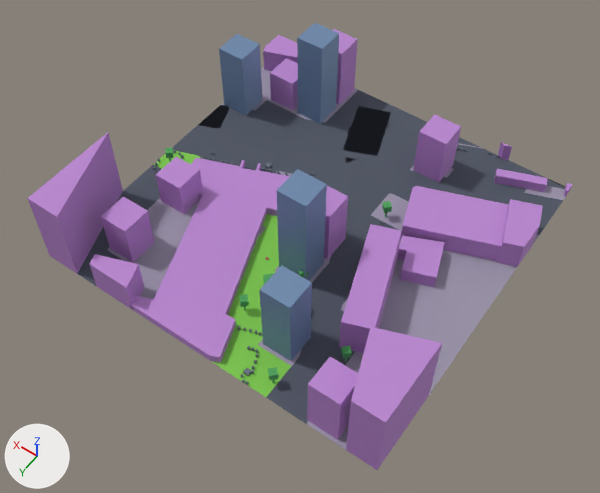
The glTF model public/maps/melbourne/chunks/5_-17.glb as it was, and as the next commit left it.
Before and after are seen from a camera (50 mm lens) standing at (559.5, 2128.6, 206.0) and looking at (650.1, 2001.8, 6.7). Lighting does not change. The marker at lower left points along +X, +Y and +Z. The picture after the commit comes second. Where no turn or scale is listed for an object, it has been applied to the vertices. Vertices at exactly the same position are counted once.

Objects in the first picture: 'compiled-chunk'.
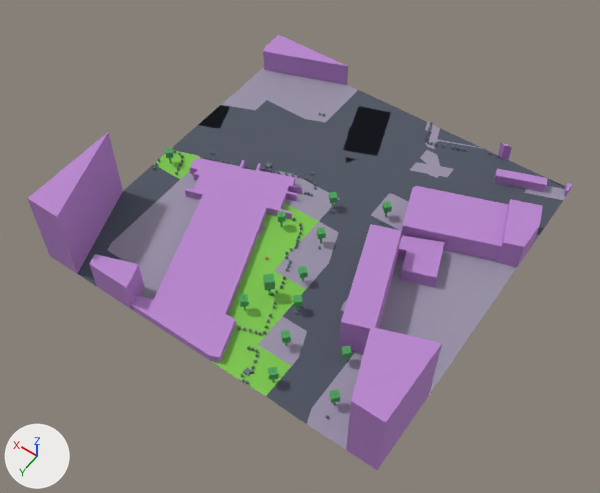
Where the newer file only moved an object's origin or applied its transform, the numbers keep the older frame.

Diff of the bpy script that builds the scene:
```diff
--- a/public/maps/melbourne/chunks/5_-17.glb.py
+++ b/public/maps/melbourne/chunks/5_-17.glb.py
@@ me_mesh_0 @@
 # used by ob_compiled_chunk; location = (654.0, 1986.0, 18.5)
 # verts and faces of me_mesh_0; kept vertices keep their numbers, new ones are numbered from 1658
 # before: 3 (-24.0, 60.0, -18.1) at pixel (266, 397), 88 (-29.5, 60.0, -18.1) at pixel (282, 408), 96 (-27.2, 53.2, -18.1) at pixel (290, 385)
-me_mesh_0.from_pydata(...)  # 1658 vertices, 2403 faces; spans x -60.0..60.0, y -60.2..60.2, z -18.2..18.2
+me_mesh_0.from_pydata(...)  # 1570 vertices, 2271 faces; spans x -60.0..60.0, y -60.2..60.2, z -18.2..9.2
+# me_mesh_0 part 1: 11 loose pieces with 88 vertices, spanning x -46.9..58.9, y -58.9..59.0, z -18.2..18.2, are deleted
+# me_mesh_0 part 2
+verts[3] = (-24.0, 60.0, -17.3)  # moved, pixel (265, 396)
+verts[88] = (-29.5, 60.0, -17.7)  # moved, pixel (282, 407)
+verts[96] = (-27.2, 53.2, -17.9)  # moved, pixel (290, 384)
+# other edits to the shape of me_mesh_0 do not show in these pictures
 me_mesh_0.materials.append(mat_asphalt)
@@ me_mesh_0 @@
 me_mesh_0.materials.append(mat_commercial)
-me_mesh_0.materials.append(mat_skyscraper)  # blue #718caf
 me_mesh_0.materials.append(mat_vegetation)
```

Location of each change, [x1, y1, x2, y2] in pixels of the pictures (600 x 493 px; the box of a moved part takes in the faces that stretch with it):
'compiled-chunk', reshaped
    before: [27, 23, 573, 470]
    after: [27, 35, 573, 470]
part 1 of me_mesh_0, deleted
    before: [101, 23, 461, 440]
part 2 of me_mesh_0, moved or reshaped
    before: [232, 211, 352, 424]
    after: [232, 208, 352, 424]
